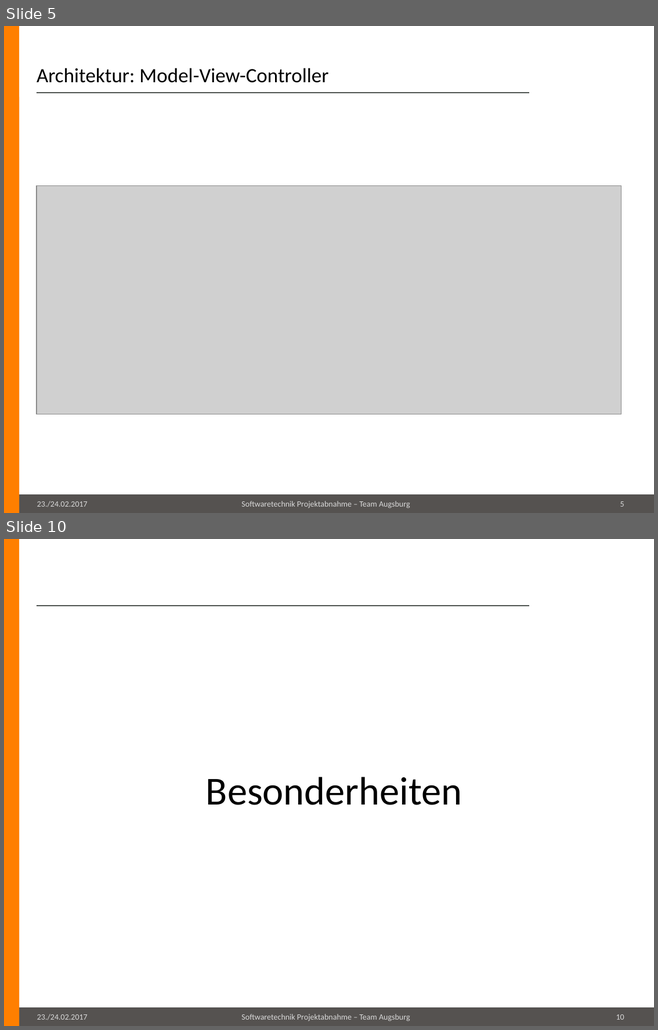
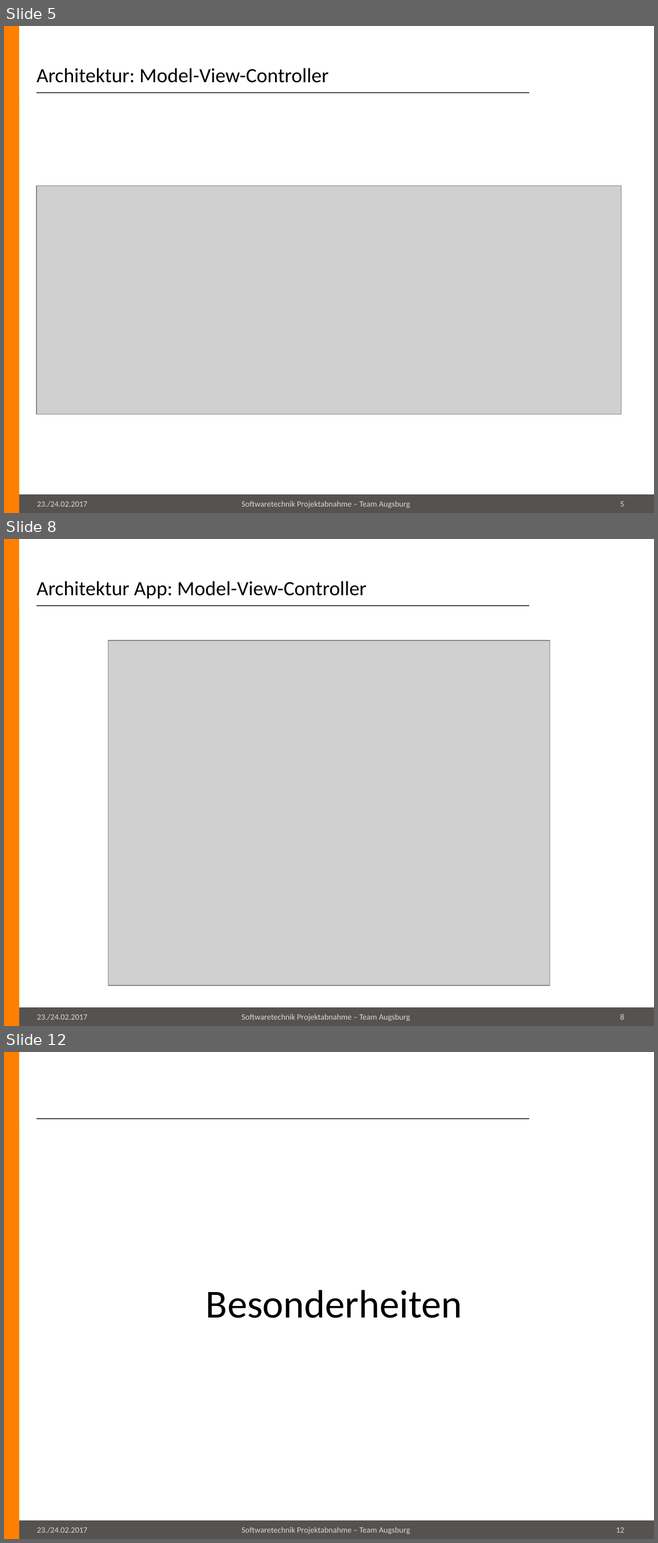
Before and after one commit to maul-esel/swt-projekt, a slide deck: Lingvo/Abgabe/präsentation.pptx. Shown one above the other, each under a label of ours: slides 5 and 10 before the commit, slides 5, 8 and 12 after it; the slides between them are not shown. The pictures are 658x1030 and 658x1543 pixels, drawn with LibreOffice and Linux fonts; fonts in the diff are those of the drawing; grey boxes stand for pictures; background and template pictures are left out. Boxes give left, top, right and bottom in pixels: in the first picture for what was removed or moved away, otherwise in the second. Text is boxed around its words. In the diff, an @@ line names an element or a change of style, - is before the commit and + after.

```diff
--- a/Lingvo/Abgabe/präsentation.pptx
+++ b/Lingvo/Abgabe/präsentation.pptx
@@ slide 8 added at [4,539,654,1026], background #FFFFFF; not listed: 7 template elements that a slide beside it also shows @@
@@ title added at [36,581,366,599], 22.5 pt, text #000000 @@
+Architektur App: Model-View-Controller
@@ picture added at [108,641,550,985] @@
@@ what was slide 10 is now slide 12 @@
@@ page number at [616,1528,624,1533]: text changed @@
-10
+12
```
Also in this commit, not shown: 6 slides changed, 2 other slides added, 1 slide removed.
